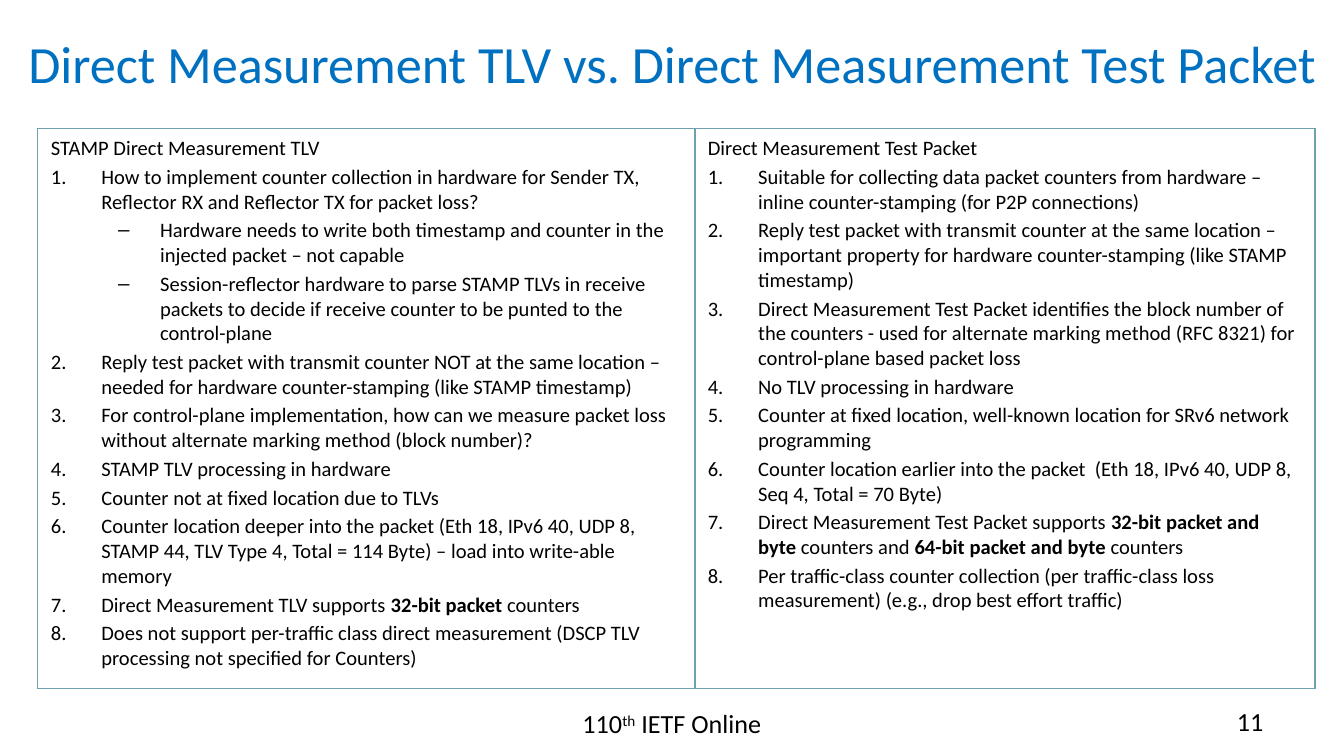
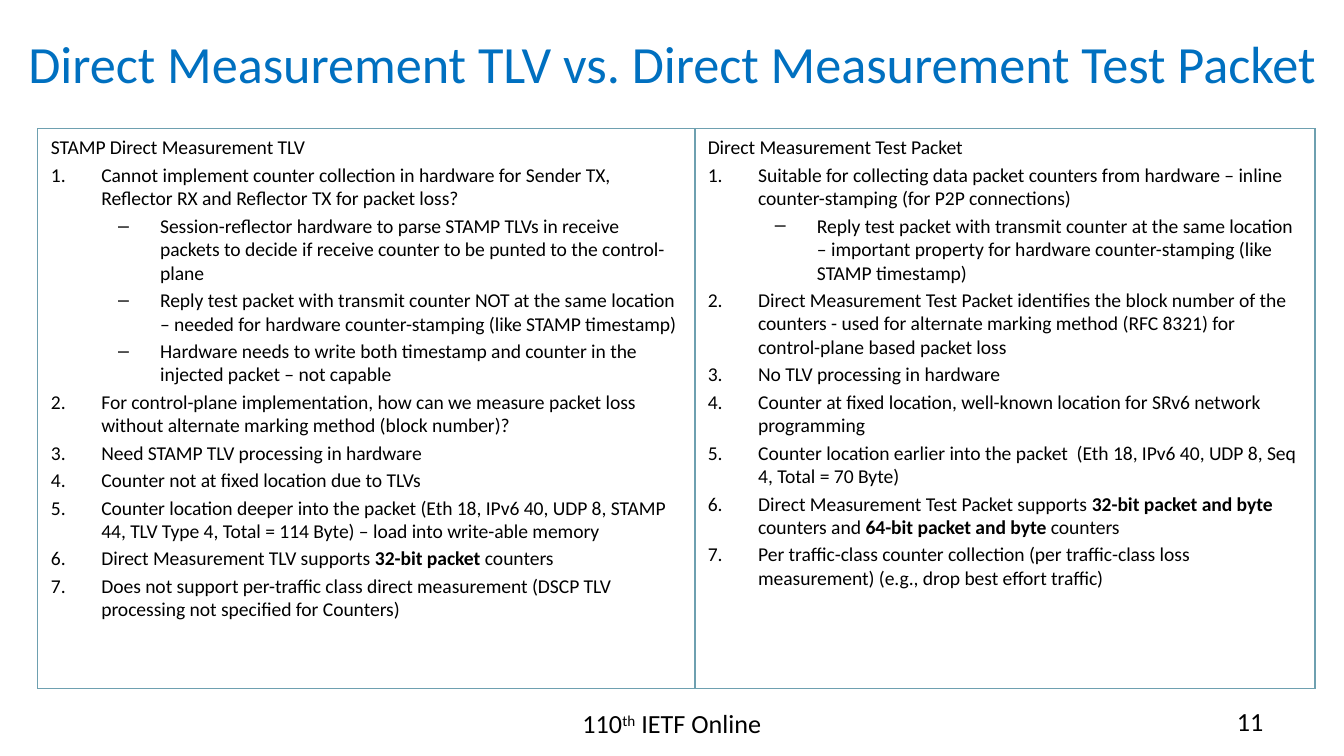
Before and after one commit to rakgandhi/ietf-slides, a slide deck: slide 11 of draft-gandhi-ippm-stamp-srpm-01.pptx. Drawn at 1344x756 pixels with LibreOffice and Linux fonts; fonts in the diff are those of the drawing. Boxes give left, top, right and bottom in pixels: in the first picture for what was removed or moved away, otherwise in the second. Text is boxed around its words. In the diff, an @@ line names an element or a change of style, - is before the commit and + after.

```diff
--- a/draft-gandhi-ippm-stamp-srpm-01.pptx
+++ b/draft-gandhi-ippm-stamp-srpm-01.pptx
@@ text at (51, 140, 676, 620): size 11 to 10.5 pt in "STAMP Direct Measurement TLV", "Session-reflector hardware to parse STAMP TLVs in ...", "Reply test packet with transmit counter NOT ...", "For control-plane implementation, how can we measure ..." and 4 more places; bullet 1. to –; list level 1 to 2 in "Reply test packet with transmit ..." @@
@@ rectangle "Direct Measurement Test Packet" at (695, 129, 1316, 689): size 11 to 10.5 pt; bullet 1. to –; list level 1 to 2 in "Reply test packet with transmit ..." @@
@@ text at (101, 168, 610, 208): text changed; size 11 to 10.5 pt @@
-1. How to implement counter collection in hardware for Sender TX, Reflector RX and Reflector TX for packet loss?
-  – Hardware needs to write both timestamp and counter in the injected packet – not capable
+1. Cannot implement counter collection in hardware for Sender TX, Reflector RX and Reflector TX for packet loss?
@@ text at (160, 344, 636, 385): paragraph added @@
+  – Hardware needs to write both timestamp and counter in the injected packet – not capable
@@ text at (101, 446, 422, 464): text changed; size 11 to 10.5 pt @@
-4. STAMP TLV processing in hardware
+3. Need STAMP TLV processing in hardware
```
Also in this commit, not shown: 1 other file.
